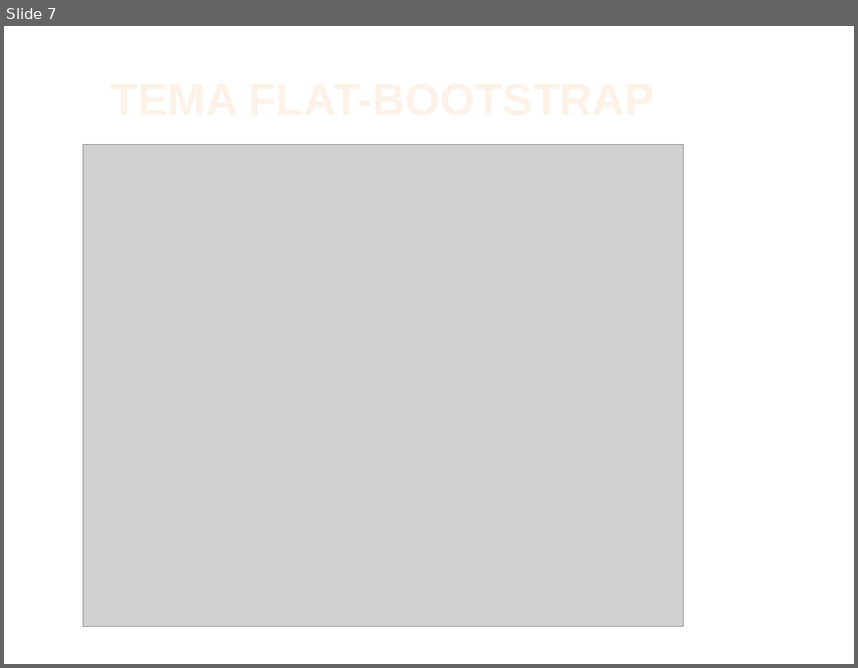
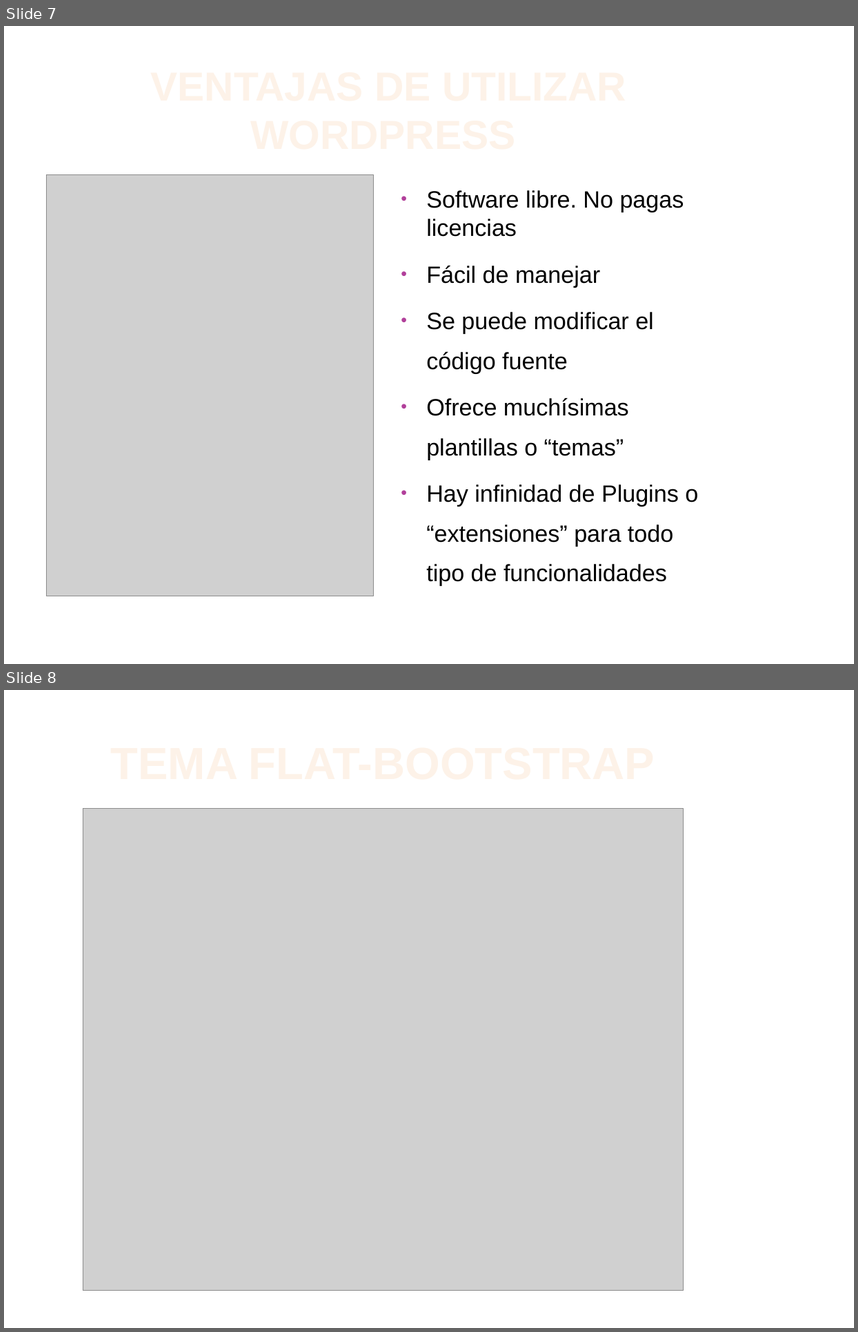
Before and after one commit to ixonelaguardia/temaWeb, a slide deck: pechacucha.pptx. Shown one above the other, each under a label of ours: slide 7 before the commit, slides 7 and 8 after it. The pictures are 858x668 and 858x1332 pixels, drawn with LibreOffice and Linux fonts; fonts in the diff are those of the drawing; grey boxes stand for pictures; background and template pictures are left out. Boxes give left, top, right and bottom in pixels: in the first picture for what was removed or moved away, otherwise in the second. Text is boxed around its words. In the diff, an @@ line names an element or a change of style, - is before the commit and + after.

```diff
--- a/pechacucha.pptx
+++ b/pechacucha.pptx
@@ slide 7 added at (4, 26, 854, 664), background #FFFFFF @@
@@ title added at (46, 56, 720, 163), 37.8 pt, text gradient #FEF7F1 to #FEF3E8 to #FBCF9C to #F9B94C, bold @@
+VENTAJAS DE UTILIZAR WORDPRESS
@@ picture added at (46, 175, 374, 596) @@
@@ text added at (426, 190, 698, 586), 22 pt, text #000000 @@
+• Software libre. No pagas licencias
+• Fácil de manejar
+• Se puede modificar el código fuente
+• Ofrece muchísimas plantillas o “temas”
+• Hay infinidad de Plugins o “extensiones” para todo tipo de funcionalidades
@@ what was slide 7 is now slide 8 @@
```
Also in this commit, not shown: 1 slide changed, 1 other slide added, 1 other file.
